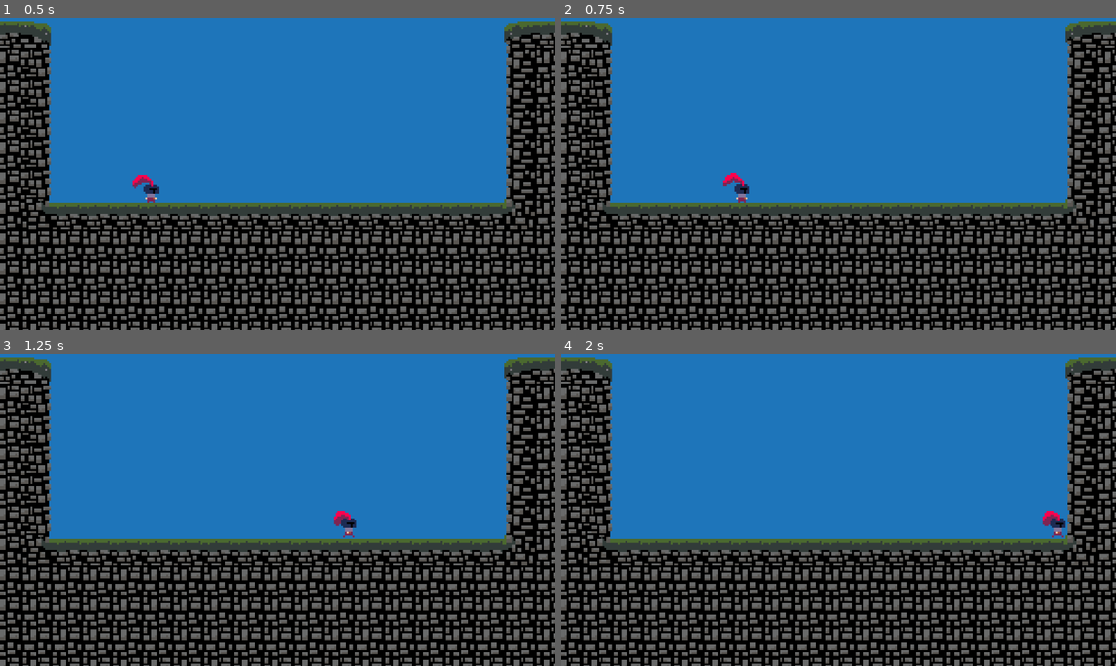
Above: before the commit, frames 1-4 (two rows, left to right).
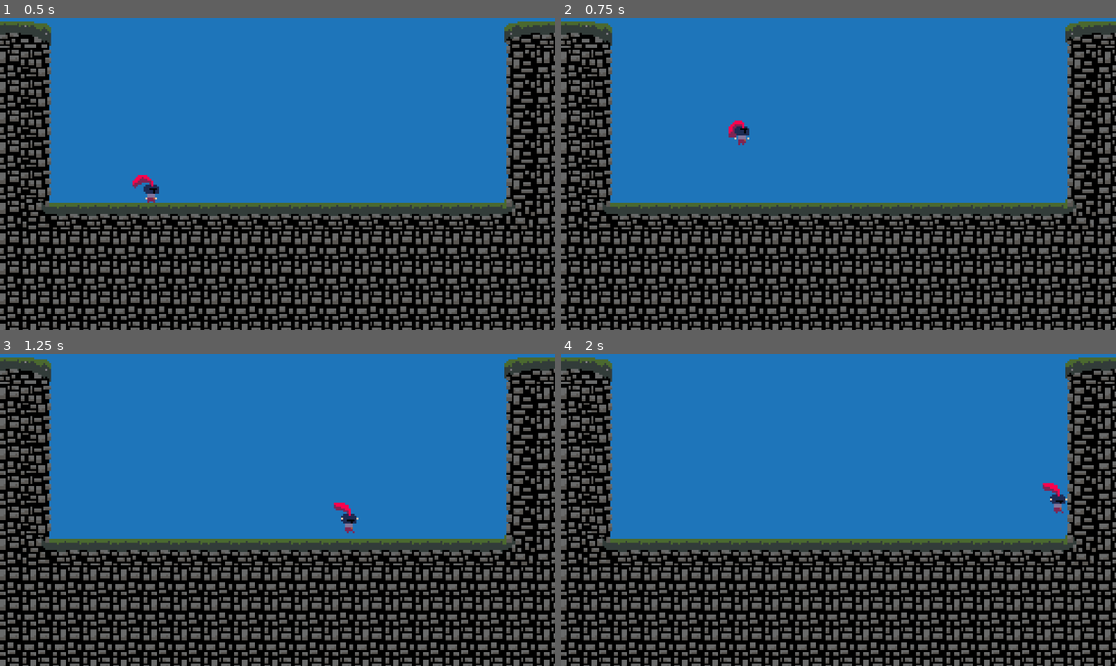
Above: after the commit, the same moments.

Repository: CBurgess97/godot-platformer
Game: Godot game, scene res://Game.tscn
Two runs of this game, one before a commit and one after it. Both use one fixed random seed, a clock stepped at 60 frames per second and the inputs below. This scene is started directly instead of the project's main scene.
Inputs:
- Up to frame 1 (0.5 s): no input
- Up to frame 2 (0.75 s): tap Enter at 0.5 s; hold Right (ui_right) from 0.53 s (still down); hold Space (ui_jump, bound only after the commit) from 0.53 s (still down)
- Up to frame 3 (1.25 s): keep holding Right (ui_right); keep holding Space (ui_jump, bound only after the commit)
- Up to frame 4 (2 s): keep holding Right (ui_right); release Space (ui_jump, bound only after the commit) at 1.28 s; tap Space (ui_jump, bound only after the commit) at 1.35, 1.52, 1.82 s

Frame 1 is identical in both runs. In frame 2, 0.4% of the frame differs, in the area x 29-34%, y 32-60%; in frame 3, 0.3%; in frame 4, 0.4%.

Commit message:
Migrate Input Handling to Player Idle State

Diff:
--- a/Player/Player Components/player_movement_component.gd
+++ b/Player/Player Components/player_movement_component.gd
@@ -22,6 +22,7 @@
 
 var facing_right := true
 var is_jumping := false
+var jump_attempted := false
 
 
 @onready var character: Player = get_parent()
@@ -41,14 +42,13 @@
 	coyote_timer.timeout.connect(coyote_timeout)
 
 func move_player(delta, new_direction : float) -> void:
-	var jump_attempted := Input.is_action_just_pressed("ui_up")
-
 	# Update Movement Direction
 	direction = new_direction
 
 	update_horizontal_movement(delta)
 
-	process_jump(jump_attempted)
+	process_jump()
+	jump_attempted = false
 
 	# Apply gravity and reset coyote timer
 	if character.is_on_floor():
@@ -88,7 +88,7 @@
 	# Apply gravity
 	velocity.y += gravity * delta
 
-func process_jump(jump_attempted) -> void:
+func process_jump() -> void:
 	if jump_attempted or input_buffer.time_left > 0:
 		if coyote_jump_available: # If jumping on the ground
 			jump()
@@ -98,7 +98,7 @@
 			input_buffer.start()
 
 	# Cut jump short if jump button is released
-	if is_jumping and not Input.is_action_pressed("ui_up"):
+	if is_jumping and not Input.is_action_pressed("ui_jump"):
 		velocity.y = max(velocity.y * (1 - jump_cut_multiplier), velocity.y)
 
 	if is_jumping and velocity.y > 0 and character.is_on_floor():
@@ -113,7 +113,7 @@
 
 func update_animation() -> void:
 	if character.is_on_floor():
-		if abs(velocity.x) > 5:
+		if abs(velocity.x) > 10:
 			character.animation.play("walk")
 		else:
 			character.animation.play("idle")
@@ -123,12 +123,15 @@
 		else:
 			character.animation.play("fall")
 
-	if facing_right and velocity.x < -1:
+	if facing_right and velocity.x < -10:
 		facing_right = false
 		character.animation.flip_h = true
-	elif not facing_right and velocity.x > 1:
+	elif not facing_right and velocity.x > 10:
 		facing_right = true
 		character.animation.flip_h = false
 
 func jump() -> void:
 	velocity.y = jump_velocity
+
+func attempt_jump() -> void:
+	jump_attempted = true
--- a/Player/Player States/player_idle_state.gd
+++ b/Player/Player States/player_idle_state.gd
@@ -3,4 +3,7 @@
 @onready var state_name = "idle"
 
 func physics_process(delta: float) -> void:
+	if Input.is_action_just_pressed("ui_jump"):
+		player.movement.attempt_jump()
+
 	player.movement.move_player(delta, Input.get_axis("ui_left", "ui_right"))
--- a/project.godot
+++ b/project.godot
@@ -14,3 +14,12 @@
 run/main_scene="uid://bd7qkrisyy24f"
 config/features=PackedStringArray("4.4", "Forward Plus")
 config/icon="res://icon.svg"
+
+[input]
+
+ui_jump={
+"deadzone": 0.2,
+"events": [Object(InputEventJoypadButton,"resource_local_to_scene":false,"resource_name":"","device":-1,"button_index":0,"pressure":0.0,"pressed":false,"script":null)
+, Object(InputEventKey,"resource_local_to_scene":false,"resource_name":"","device":0,"window_id":0,"alt_pressed":false,"shift_pressed":false,"ctrl_pressed":false,"meta_pressed":false,"pressed":false,"keycode":0,"physical_keycode":32,"key_label":0,"unicode":0,"location":0,"echo":false,"script":null)
+]
+}
